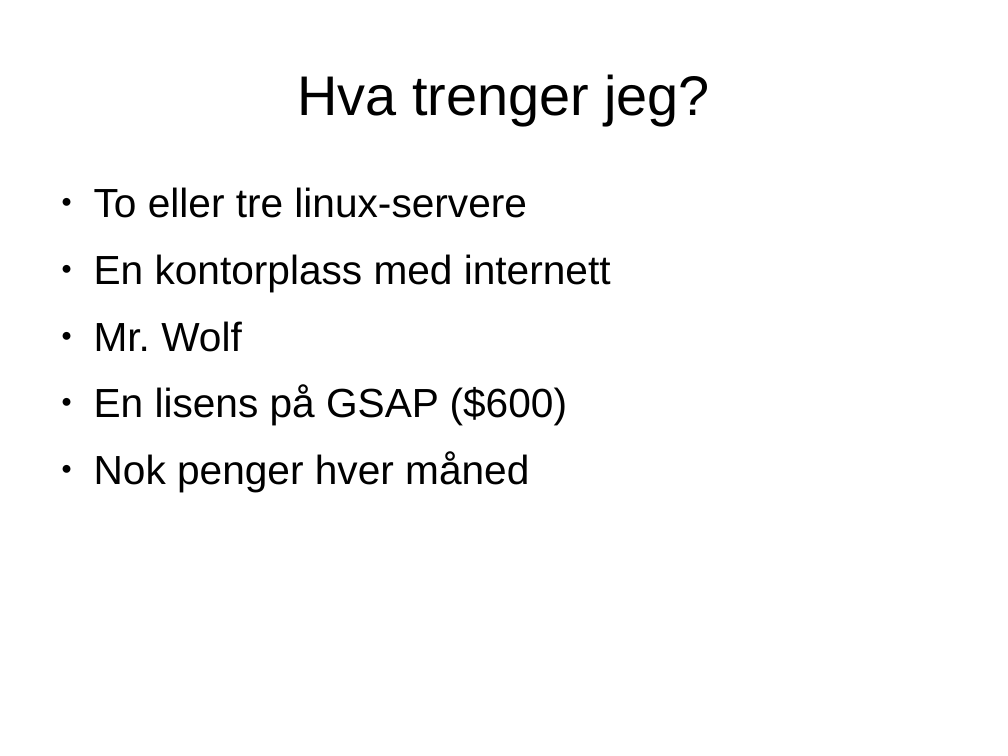
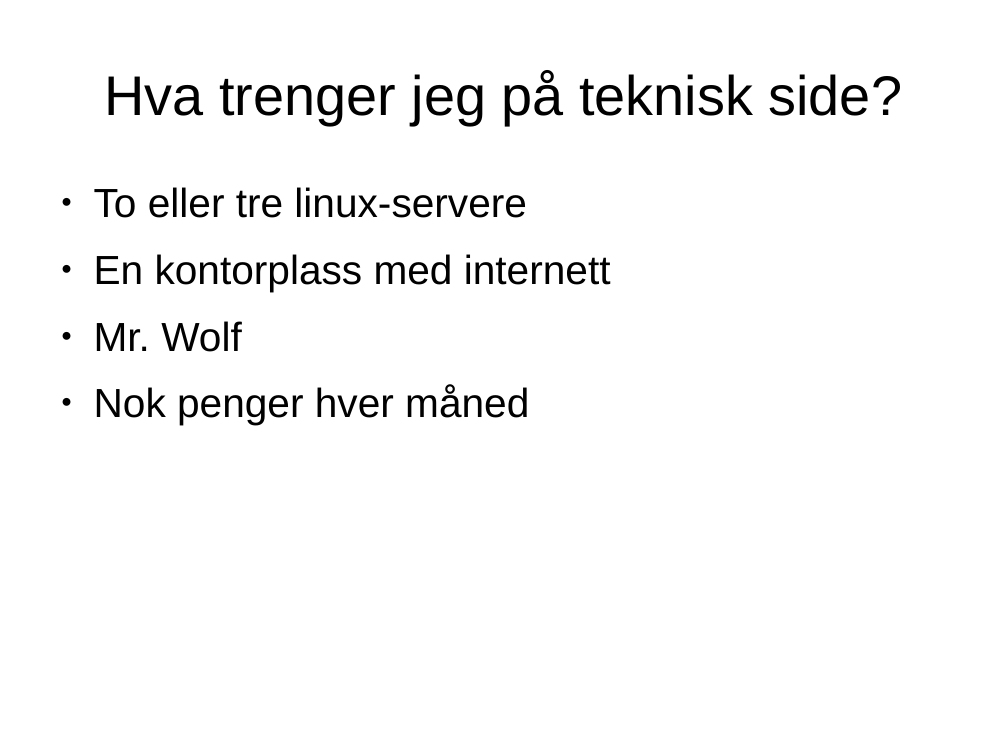
Before and after one commit to fillefrans/pi, a slide deck: slide 30 of doc/pi-presentation-sep-2013.odp (slide 31 before the commit). Drawn at 1008x756 pixels with LibreOffice and Linux fonts; fonts in the diff are those of the drawing. Boxes give left, top, right and bottom in pixels: in the first picture for what was removed or moved away, otherwise in the second. Text is boxed around its words. In the diff, an @@ line names an element or a change of style, - is before the commit and + after.

```diff
--- a/doc/pi-presentation-sep-2013.odp
+++ b/doc/pi-presentation-sep-2013.odp
@@ title at [104,71,903,125]: text changed @@
-Hva trenger jeg?
+Hva trenger jeg på teknisk side?
@@ text at [94,385,567,425]: paragraph removed @@
-● En lisens på GSAP ($600)
```
Also in this commit, not shown: 5 other slides changed, 1 slide removed, 11 other files.
